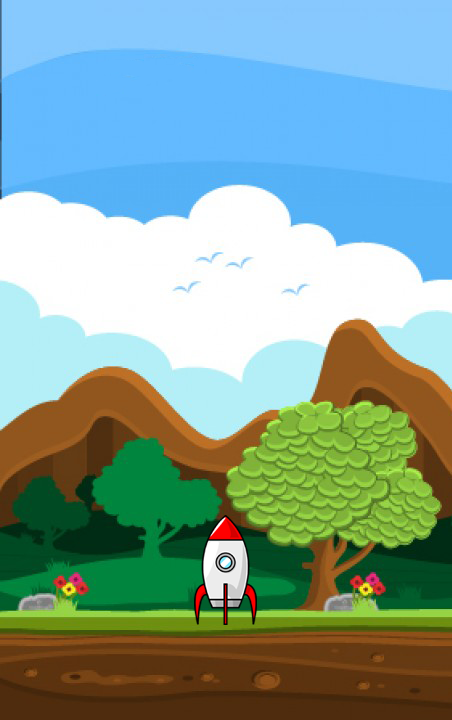
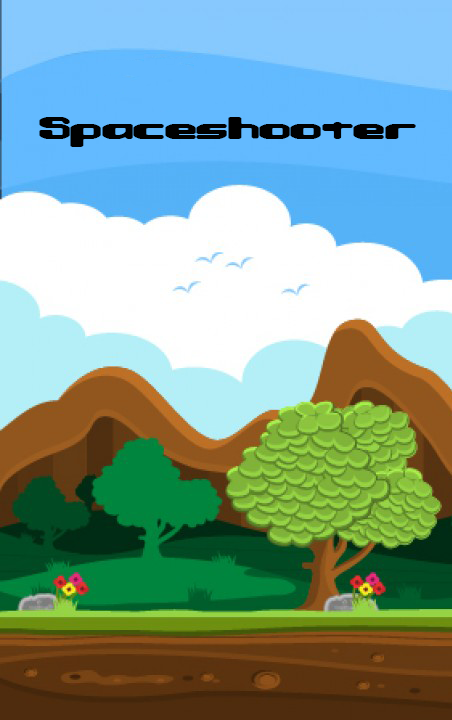
Two versions of the same layered image (w=452, h=720). Layer-by-layer changes:
showed "Spaceshooter" over [39,117,416,147]
renamed "Layer 2" to "Spaceship", hid it over [194,515,257,625]
